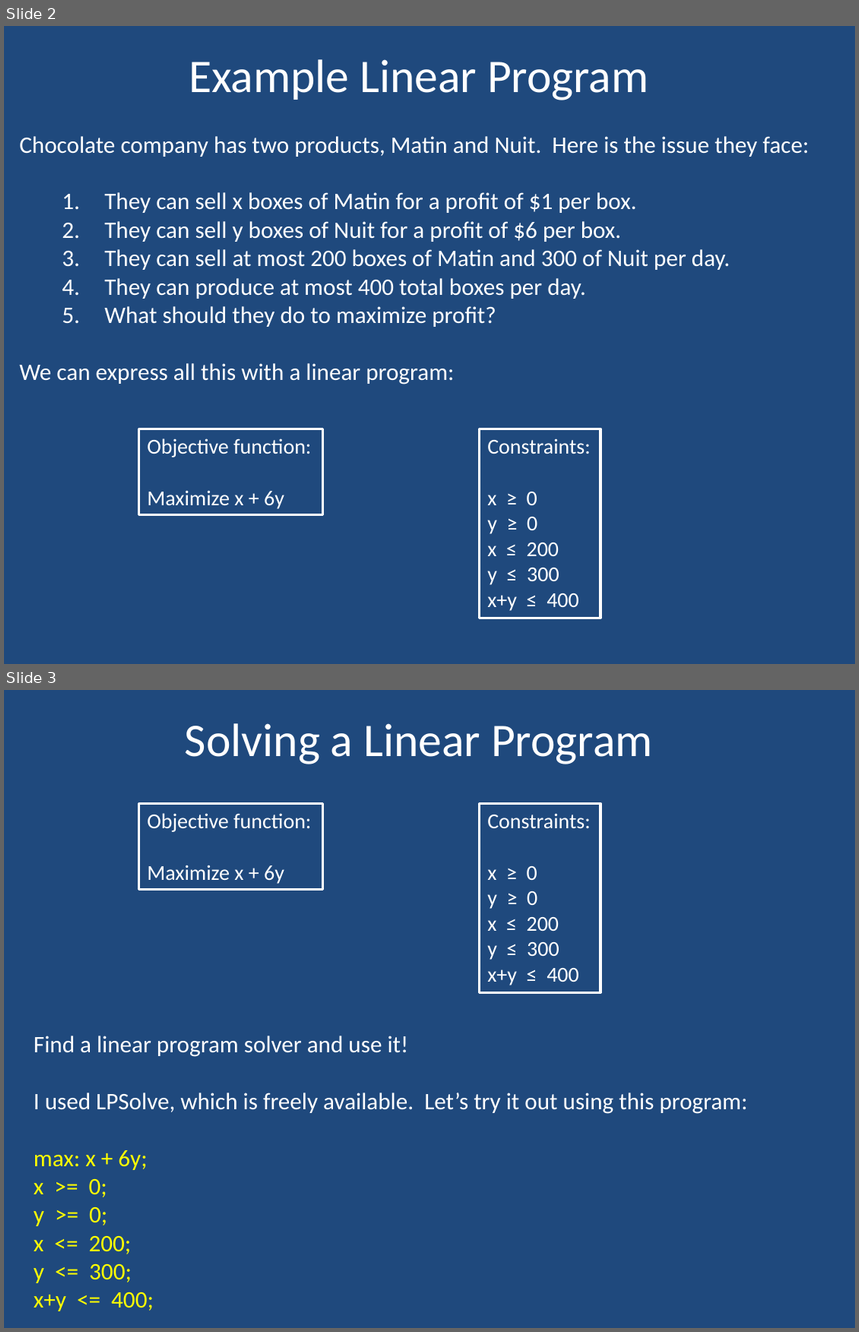
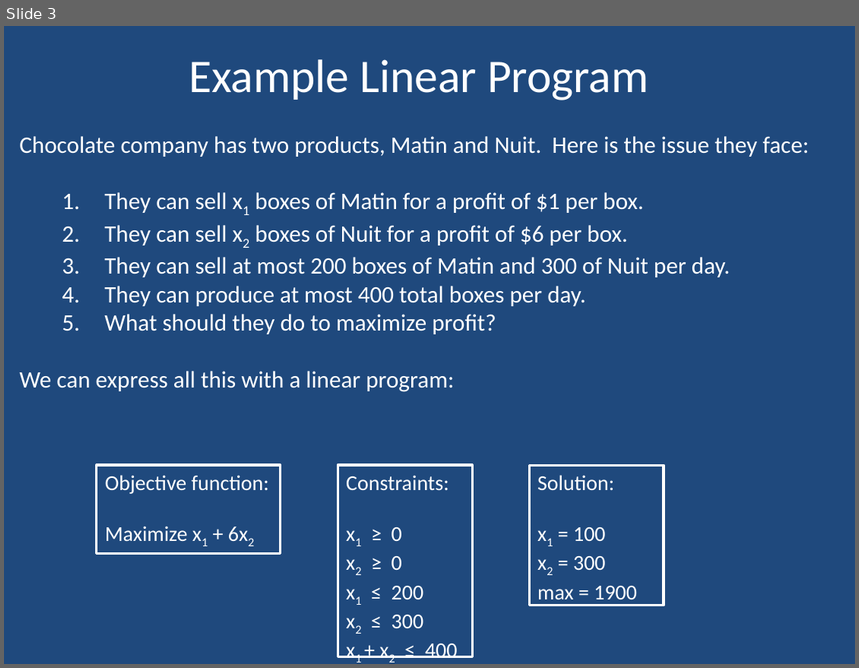
Before and after one commit to dustycodes/Algorithms-UofU, a slide deck: lectures/CS 4150 Linear Programming.pptx. Shown one above the other, each under a label of ours: slides 2 and 3 before the commit, slide 3 after it. The pictures are 859x1332 and 859x668 pixels, drawn with LibreOffice and Linux fonts; fonts in the diff are those of the drawing. Boxes give left, top, right and bottom in pixels: in the first picture for what was removed or moved away, otherwise in the second. Text is boxed around its words. In the diff, an @@ line names an element or a change of style, - is before the commit and + after.

```diff
--- a/lectures/CS 4150 Linear Programming.pptx
+++ b/lectures/CS 4150 Linear Programming.pptx
@@ slide 3 removed at [4,690,855,1328], background #1F497D @@
@@ title removed at [185,723,653,764] @@
-Solving a Linear Program
@@ rectangle removed at [139,803,322,889] @@
-Objective function:
-Maximize x + 6y
@@ rectangle removed at [479,803,601,992] @@
-Constraints:
-x ≥ 0
-y ≥ 0
-x ≤ 200
-y ≤ 300
-x+y ≤ 400
@@ text removed at [34,1036,748,1312] @@
-Find a linear program solver and use it!
-I used LPSolve, which is freely available. Let’s try it out using this program:
-max: x + 6y;
-x >= 0;
-y >= 0;
-x <= 200;
-y <= 300;
-x+y <= 400;
@@ what was slide 2 is now slide 3 @@
@@ slide 3 changed as well @@
@@ text at [104,192,644,246]: text changed @@
-  1. They can sell x boxes of Matin for a profit of $1 per box.
-  2. They can sell y boxes of Nuit for a profit of $6 per box.
+  1. They can sell x1 boxes of Matin for a profit of $1 per box.
+  2. They can sell x2 boxes of Nuit for a profit of $6 per box.
@@ rectangle "Objective function:": place and size @@
-rectangle "Objective function:" at [139,430,322,515]
+rectangle "Objective function:" at [97,465,281,553]
@@ rectangle "Constraints:": place and size @@
-rectangle "Constraints:" at [479,430,601,619]
+rectangle "Constraints:" at [338,465,472,658]
@@ rectangle added at [529,465,664,606], outline #FFFFFF 2 pt, 18 pt, text #FFFFFF @@
+Solution:
+x1 = 100
+x2 = 300
+max = 1900
@@ text in rectangle at [105,527,188,541]: text changed @@
-Maximize x + 6y
+Maximize x1 + 6x2
@@ text in rectangle at [392,528,458,658]: text changed @@
-x ≥ 0
-y ≥ 0
-x ≤ 200
-y ≤ 300
-x+y ≤ 400
+x1 ≥ 0
+x2 ≥ 0
+x1 ≤ 200
+x2 ≤ 300
+x1 + x2 ≤ 400
```
Also in this commit, not shown: 1 other slide changed, 12 slides added, 11 other slides removed, 12 other files.
